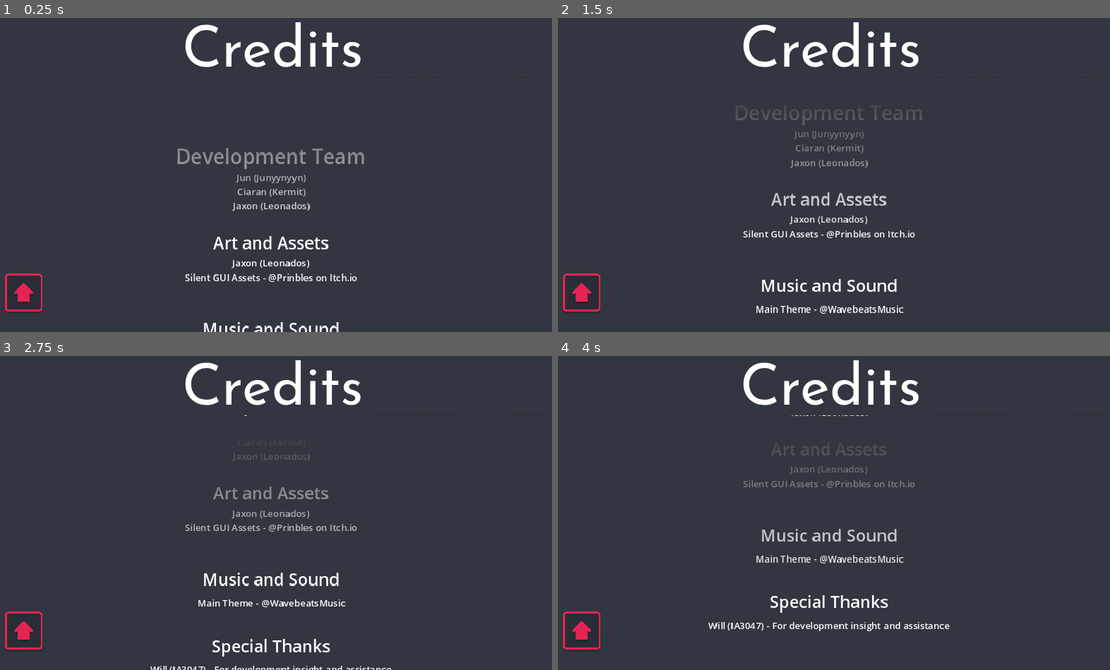
Above: before the commit, frames 1-4 (two rows, left to right).
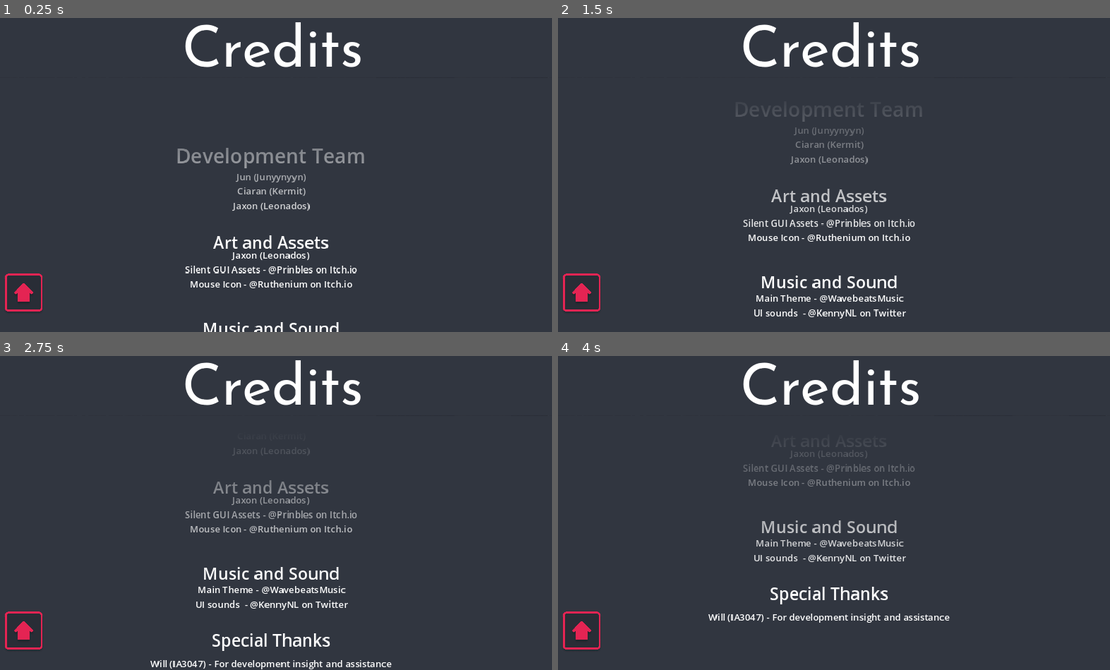
Above: after the commit, the same moments.

Repository: junyynyyn/Summer-Jam-2024
Game: Godot game, scene res://Scenes/Menus/Credits.tscn
Same seed, same stepped clock (60 frames per second), same inputs: the game is played once before the commit and once after it. This scene is started directly instead of the project's main scene.
Inputs (mouse positions are in pixels of both pictures, inside the frame that each line leads up to):
- Up to frame 1 (0.25 s): no input
- Up to frame 2 (1.5 s): tap Enter at 0.5 s; move the mouse to (955, 156) at 0.52 s; hold D (right) 0.53-1.25 s; click (955, 156) at 0.6 s; tap W (up) at 0.77 s; drag from (718, 187) to (800, 237) at 1.27 s
- Up to frame 3 (2.75 s): move the mouse to (325, 440) at 2.02 s; hold A (left) from 2.03 s (still down); tap R at 2.1 s; click (325, 440) at 2.17 s
- Up to frame 4 (4 s): release A (left) at 2.75 s; drag from (800, 575) to (657, 462) at 2.77 s; move the mouse to (999, 560) at 3.52 s; hold D (right) from 3.53 s (still down); tap E at 3.6 s; click (999, 560) at 3.67 s; tap W (up) at 3.77 s

The runs differ from the first frame. In frame 1, 1.8% of the frame differs, in the area x 32-66%, y 42-100%; in frame 2, 3.6%; in frame 3, 4.0%, in the area x 27-71%, y 18-100%; in frame 4, 3.7%.

Commit message:
fixed level thresholds

Diff:
--- a/UniMelb Game Jam/Scenes/Levels/Level6.tscn
+++ b/UniMelb Game Jam/Scenes/Levels/Level6.tscn
@@ -12,8 +12,8 @@
 level_number = "6"
 ghost_quota = 15
 next_level = ExtResource("2_gn7ut")
-TwoStar = 28.0
-ThreeStar = 25.0
+TwoStar = 25.0
+ThreeStar = 23.0
 Gold = 20.0
 
 [node name="TileMap" parent="." index="1"]
--- a/UniMelb Game Jam/Scenes/Levels/Level7.tscn
+++ b/UniMelb Game Jam/Scenes/Levels/Level7.tscn
@@ -15,8 +15,11 @@
 level_number = "7"
 ghost_quota = 8
 next_level = ExtResource("2_6stsq")
+TwoStar = 14.0
+ThreeStar = 12.0
+Gold = 11.0
 
-[node name="TileMap" parent="." index="2"]
+[node name="TileMap" parent="." index="1"]
 layer_0/tile_data = PackedInt32Array(458759, 65540, 1, 458760, 65540, 1, 458761, 65540, 1, 524297, 65540, 1, 589832, 65 …(6524 unchanged characters)…
 layer_1/tile_data = PackedInt32Array(327688, 196612, 2, 393224, 262148, 0, 327689, 65540, 2, 327690, 65540, 2, 327687,  …(3100 unchanged characters)…
 layer_2/tile_data = PackedInt32Array(524302, 4, 1, 589838, 4, 1)
--- a/UniMelb Game Jam/Scenes/Levels/Level8.tscn
+++ b/UniMelb Game Jam/Scenes/Levels/Level8.tscn
@@ -12,8 +12,11 @@
 level_number = "8"
 ghost_quota = 10
 next_level = ExtResource("2_k0gji")
+TwoStar = 22.0
+ThreeStar = 20.5
+Gold = 19.5
 
-[node name="TileMap" parent="." index="2"]
+[node name="TileMap" parent="." index="1"]
 layer_0/tile_data = PackedInt32Array(0, 65540, 1, 65536, 65540, 1, 131072, 65540, 1, 1, 65540, 1, 65537, 65540, 1, 1310 …(15098 unchanged characters)…
 layer_1/tile_data = PackedInt32Array(-7208963, 4, 0, -7143427, 4, 1, -7077891, 4, 1, -7012355, 4, 1, -6946819, 4, 1, -6 …(6367 unchanged characters)…
 layer_2/tile_data = PackedInt32Array(-1245183, 4, 1, -1179647, 4, 1, -1114111, 4, 1, -1048575, 4, 2, -1048574, 65540, 2 …(339 unchanged characters)…
--- a/UniMelb Game Jam/Scenes/Levels/Level9.tscn
+++ b/UniMelb Game Jam/Scenes/Levels/Level9.tscn
@@ -13,8 +13,11 @@
 level_number = "9"
 ghost_quota = 11
 next_level = ExtResource("2_ntayi")
+TwoStar = 17.0
+ThreeStar = 15.5
+Gold = 14.8
 
-[node name="TileMap" parent="." index="2"]
+[node name="TileMap" parent="." index="1"]
 layer_0/tile_data = PackedInt32Array(458759, 65540, 1, 524295, 65540, 1, 589831, 65540, 1, 458760, 65540, 1, 524296, 65 …(14996 unchanged characters)…
 
 [node name="HookPoint" parent="Objects" index="0" instance=ExtResource("3_p7722")]
--- a/UniMelb Game Jam/Scenes/Menus/Credits.tscn
+++ b/UniMelb Game Jam/Scenes/Menus/Credits.tscn
@@ -25,7 +25,7 @@
 
 [sub_resource type="Animation" id="Animation_iycj8"]
 resource_name = "Scroll Up"
-length = 10.0
+length = 15.0
 tracks/0/type = "value"
 tracks/0/imported = false
 tracks/0/enabled = true
@@ -36,7 +36,21 @@
 "times": PackedFloat32Array(0, 9.6),
 "transitions": PackedFloat32Array(1, 1),
 "update": 0,
-"values": [Vector2(556, 304), Vector2(556, -384)]
+"values": [Vector2(556, 304), Vector2(556, -425.265)]
+}
+tracks/1/type = "method"
+tracks/1/imported = false
+tracks/1/enabled = true
+tracks/1/path = NodePath(".")
+tracks/1/interp = 1
+tracks/1/loop_wrap = true
+tracks/1/keys = {
+"times": PackedFloat32Array(14.5),
+"transitions": PackedFloat32Array(1),
+"values": [{
+"args": [],
+"method": &"_on_texture_button_pressed"
+}]
 }
 
 [sub_resource type="AnimationLibrary" id="AnimationLibrary_u0ciq"]
@@ -147,7 +161,8 @@
 grow_vertical = 2
 theme_override_font_sizes/font_size = 19
 text = "Jaxon (Leonados)
-Silent GUI Assets - @Prinbles on Itch.io"
+Silent GUI Assets - @Prinbles on Itch.io
+Mouse Icon - @Ruthenium on Itch.io"
 horizontal_alignment = 1
 vertical_alignment = 1
 
@@ -183,7 +198,8 @@
 grow_horizontal = 2
 grow_vertical = 2
 theme_override_font_sizes/font_size = 19
-text = "Main Theme - @WavebeatsMusic"
+text = "Main Theme - @WavebeatsMusic
+UI sounds  - @KennyNL on Twitter"
 horizontal_alignment = 1
 vertical_alignment = 1
 
--- a/UniMelb Game Jam/Scenes/Objects/Pedestal.tscn
+++ b/UniMelb Game Jam/Scenes/Objects/Pedestal.tscn
@@ -2,7 +2,7 @@
 
 [ext_resource type="Texture2D" uid="uid://elnwefknnxc5" path="res://Sprites/pedestsal.png" id="1_ydxwk"]
 [ext_resource type="Script" path="res://Scripts/Pedestal.gd" id="2_vweaj"]
-[ext_resource type="Texture2D" uid="uid://b0ptjby3pygr3" path="res://Sprites/Talisman.png" id="3_h0wei"]
+[ext_resource type="Texture2D" uid="uid://e3nwo0btxikl" path="res://Sprites/talisman2.png" id="3_7i558"]
 [ext_resource type="Texture2D" uid="uid://h18l58ni77lq" path="res://Sprites/UI/Title-less panel.png" id="3_imn44"]
 [ext_resource type="FontFile" uid="uid://b6pvaw02h3ynf" path="res://Sprites/UI/JosefinSans-Regular.ttf" id="4_h1dj6"]
 
@@ -50,7 +50,7 @@
 "TalismanBob": SubResource("Animation_jltvc")
 }
 
-[node name="Pedestsal" type="StaticBody2D"]
+[node name="Pedestal" type="StaticBody2D"]
 collision_layer = 8
 script = ExtResource("2_vweaj")
 
@@ -63,7 +63,8 @@
 
 [node name="Talisman" type="Sprite2D" parent="."]
 position = Vector2(0, -24)
-texture = ExtResource("3_h0wei")
+scale = Vector2(0.84375, 0.84375)
+texture = ExtResource("3_7i558")
 
 [node name="LabelDisplayRange" type="Area2D" parent="."]
 
--- a/UniMelb Game Jam/Scripts/Pedestal.gd
+++ b/UniMelb Game Jam/Scripts/Pedestal.gd
@@ -2,13 +2,17 @@
 var is_in_range = false
 var item_already_grabbed = false
 var teaching_player
+
+func _ready():
+	if Global.can_grapple:
+		$Talisman.visible = false
+		$Tooltip.visible = false
 
 func _on_label_display_range_body_entered(body):
 	if body.is_in_group("Player"):
 		if not item_already_grabbed:
 			is_in_range = true
 			$Tooltip.visible = true
-
 
 func _on_label_display_range_body_exited(body):
 	if body.is_in_group("Player"):
Binary file added: UniMelb Game Jam/Sprites/talisman2.png
Not shown, added: UniMelb Game Jam/Sprites/talisman2.png.import
